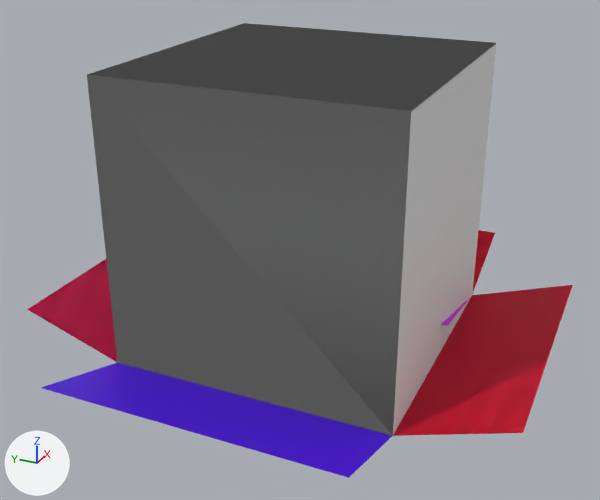
A saved change to the FBX model Assets/Models/Box.fbx.
The view is the same before and after, from a 50 mm lens placed at (-9.91, -4.33, 4.19), pointed at (-0.3, -0.01, -0.61). Arrows for +X, +Y and +Z are at lower left; the lights stay in place. Vertices at the same position are counted once.

Objects in the first picture: 'BoxOpen', 'BoxOpen1', 'BoxOpen2', 'BoxOpen2_2'.
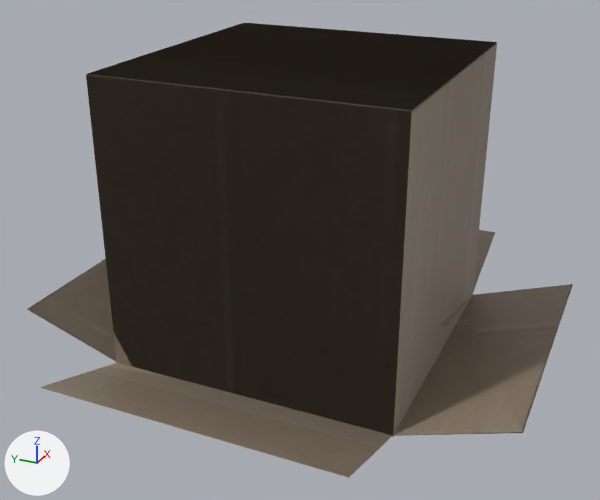
Changed parts and their boxes (x1, y1, x2, y2) in the pictures (600 x 500 px):
'BoxOpen2_2', reshaped
    before: (441, 299, 469, 326)
    after: (27, 43, 572, 435)
'BoxOpen2', reshaped
    before: (87, 23, 496, 436)
    after: (88, 23, 573, 437)
'BoxOpen', reshaped
    before: (41, 363, 392, 478)
    after: (40, 42, 532, 478)
part 1 of me_cube_075, added
    after: (88, 23, 573, 437)
part 2 of me_cube_075, recoloured
    before: (87, 23, 496, 436)
part 3 of me_cube_074, added
    after: (86, 74, 512, 436)
part 4 of me_cube_074, recoloured
    before: (87, 23, 496, 435)
part 5 of me_cube_074, recoloured (red)
    before: (27, 230, 573, 436)
part 6 of me_cube_076, added (black)
    after: (27, 43, 572, 435)
part 7 of me_cube_076, recoloured
    before: (441, 299, 469, 326)
part 8 of me_cube_077, added (brown)
    after: (90, 52, 573, 435)
part 9 of me_cube_004, added (brown)
    after: (40, 42, 532, 478)
part 10 of me_cube_004, recoloured (blue to brown)
    before: (41, 363, 392, 478)
    after: (105, 363, 169, 377)

What the commit changed:
Picture 'ItemAtlas.png' (img_itematlas_png) is new.
Material 'Items1Atlas' (mat_items1atlas) is new.
Its texture is img_itematlas_png.
me_cube_077 is used by ob_boxopen3; location (0.0, 0.0, 0.0).
me_cube_077 had 16 vertices, 9 faces and spanned x -1.99..1.99, y -3.48..1.99, z -1.99..1.99.
me_cube_077 no longer uses material mat_material_014 (white #e7e7e7).
me_cube_077 no longer uses material mat_material_015 (pink #e70081).
me_cube_077 now has 46 vertices, 48 faces and spans x -2.0..2.0, y -3.48..2.0, z -2.0..2.0.
me_cube_077 part 8: 30 vertices added at x -2.0..2.0, y -3.48..2.0, z -2.0..2.0.
me_cube_077 now uses material mat_items1atlas (picture img_itematlas_png).
me_cube_075 is used by ob_boxopen2; location (0.0, 0.0, 0.0).
me_cube_075 had 24 vertices, 13 faces and spanned x -1.99..3.48, y -3.48..1.99, z -2.0..1.99.
me_cube_075 no longer uses material mat_material_017 (red #e70033).
me_cube_075 now has 54 vertices, 52 faces and spans x -2.0..3.48, y -3.48..2.0, z -2.0..2.0.
me_cube_075 part 1: 30 vertices added at x -2.0..3.48, y -3.48..2.0, z -2.0..2.0.
me_cube_075 part 2: 9 faces spanning x -1.99..2.0, y -1.99..1.99, z -2.0..1.99 switch from mat_material_016 (white #e7e7e7) to mat_items1atlas (picture img_itematlas_png).
me_cube_004 is used by ob_boxopen; location (0.0, 0.0, 0.0).
me_cube_004 had 16 vertices, 9 faces and spanned x -3.48..3.48, y -3.48..3.48, z -1.99..1.99.
me_cube_004 no longer uses material mat_material_006 (white #e7e7e7).
me_cube_004 now has 46 vertices, 48 faces and spans x -3.48..3.48, y -3.48..3.48, z -1.99..2.0.
me_cube_004 part 9: 30 vertices added at x -3.48..3.48, y -3.48..3.48, z -1.99..2.0.
me_cube_004 part 10: 4 faces spanning x -3.48..3.48, y -3.48..3.48, z -1.99..-1.49 switch from mat_material_007 (purple #4f00e7) to mat_items1atlas (picture img_itematlas_png).
me_cube_074 is used by ob_boxopen1; location (0.0, 0.0, 0.0).
me_cube_074 had 16 vertices, 9 faces and spanned x -1.99..3.48, y -3.48..3.48, z -1.99..1.99.
me_cube_074 now has 46 vertices, 48 faces and spans x -2.0..3.48, y -3.48..3.48, z -1.99..2.0.
me_cube_074 part 3: 30 vertices added at x -2.0..3.48, y -3.48..3.48, z -1.99..2.0.
me_cube_074 part 4: 5 faces spanning x -1.99..1.99, y -1.99..1.99, z -1.99..1.99 switch from mat_material_012 (white #e7e7e7) to mat_items1atlas (picture img_itematlas_png).
me_cube_074 part 5: 4 faces spanning x -1.99..3.48, y -3.48..3.48, z -1.99..-1.49 switch from mat_material_013 (pink #e7004d) to mat_items1atlas (picture img_itematlas_png).
me_cube_076 is used by ob_boxopen2_2; location (0.0, 0.0, 0.0).
me_cube_076 had 16 vertices, 9 faces and spanned x -1.99..1.99, y -3.48..3.48, z -1.99..1.99.
me_cube_076 no longer uses material mat_material_008 (white #e7e7e7).
me_cube_076 now has 46 vertices, 48 faces and spans x -2.0..2.0, y -3.48..3.48, z -1.99..2.0.
me_cube_076 part 6: 30 vertices added at x -2.0..2.0, y -3.48..3.48, z -1.99..2.0.
me_cube_076 part 7: 4 faces spanning x -1.99..1.99, y -3.48..3.48, z -1.99..-1.49 switch from mat_material_009 (pink #d500e7) to mat_items1atlas (picture img_itematlas_png).
